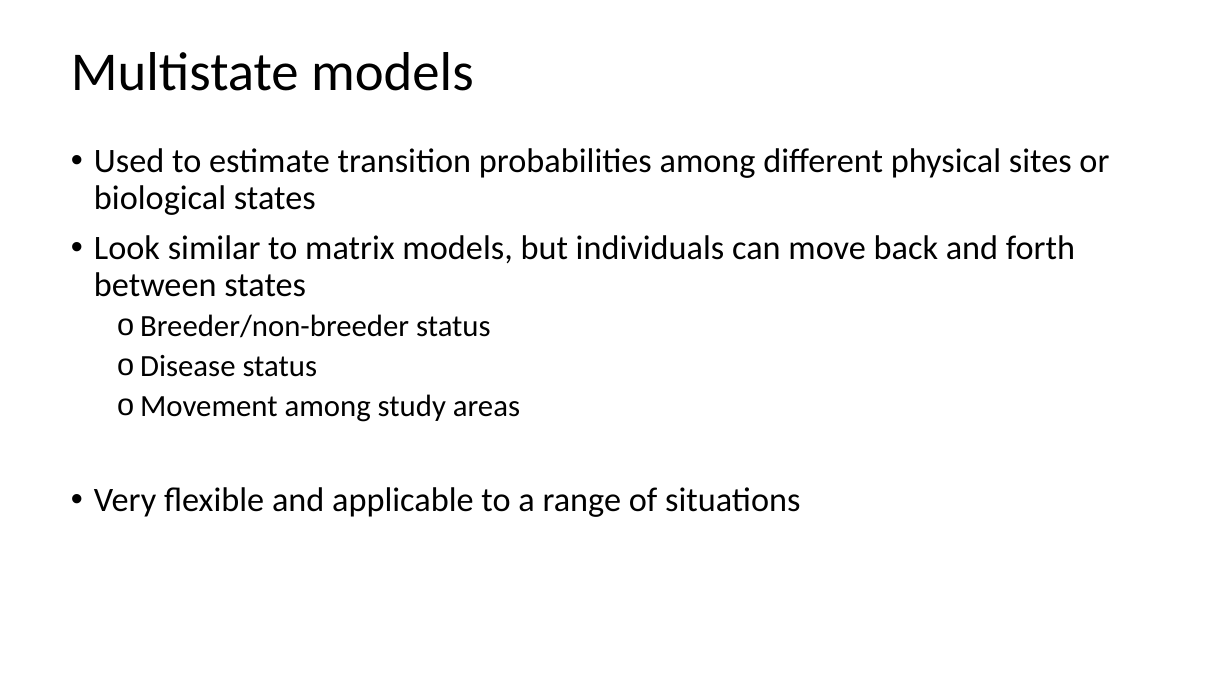
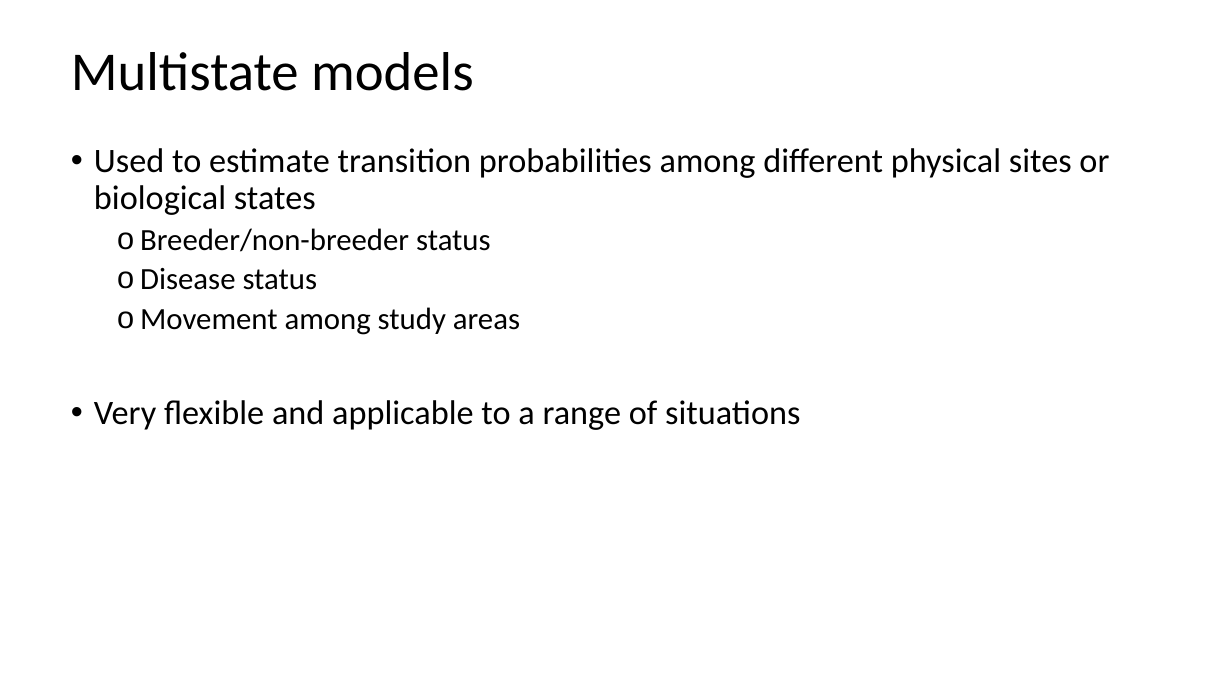
Before and after one commit to annamtucker/ssa-200, a slide deck: slide 16 of static/lectures/SSA_Lecture5_DemoData.pptx. Drawn at 1232x693 pixels with LibreOffice and Linux fonts; fonts in the diff are those of the drawing; background and template pictures are left out. Boxes give left, top, right and bottom in pixels: in the first picture for what was removed or moved away, otherwise in the second. Text is boxed around its words. In the diff, an @@ line names an element or a change of style, - is before the commit and + after.

```diff
--- a/static/lectures/SSA_Lecture5_DemoData.pptx
+++ b/static/lectures/SSA_Lecture5_DemoData.pptx
@@ text at [94, 235, 1075, 297]: paragraph removed @@
-• Look similar to matrix models, but individuals can move back and forth between states
```
Also in this commit, not shown: 1 other slide changed, 36 other files.
